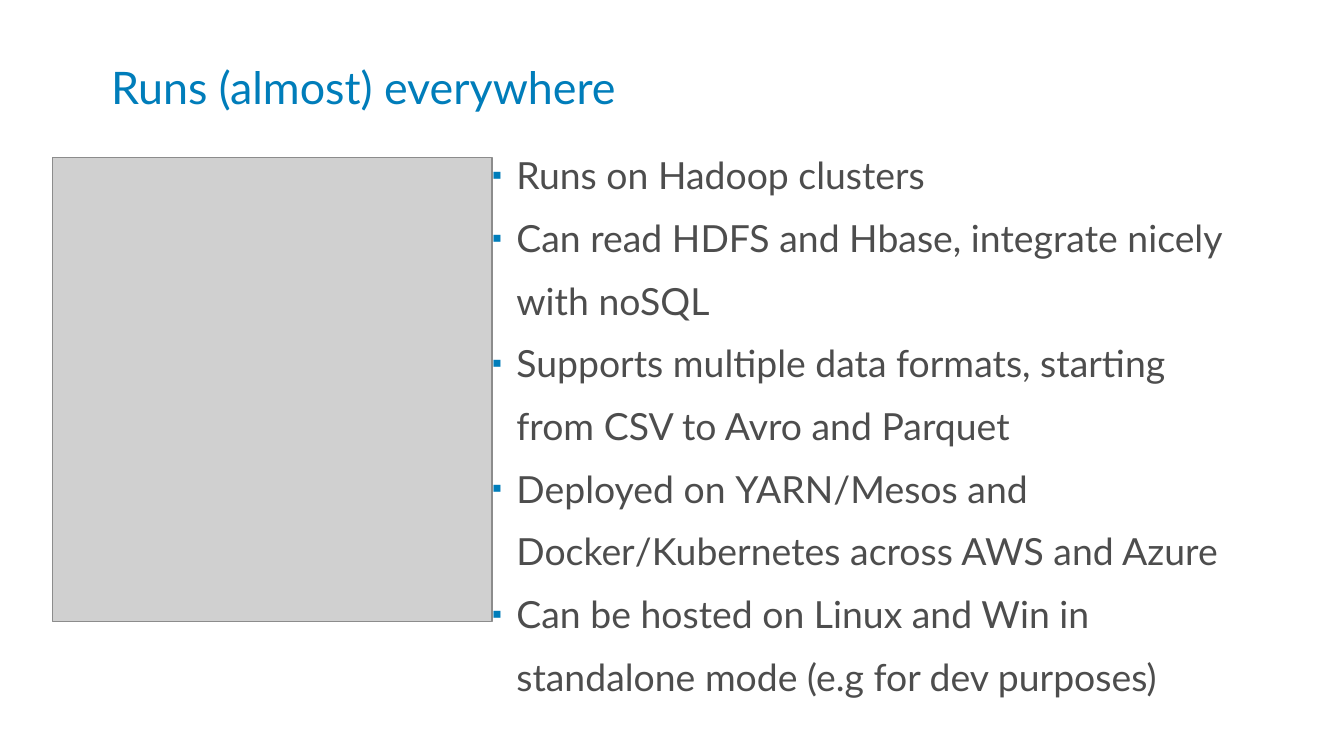
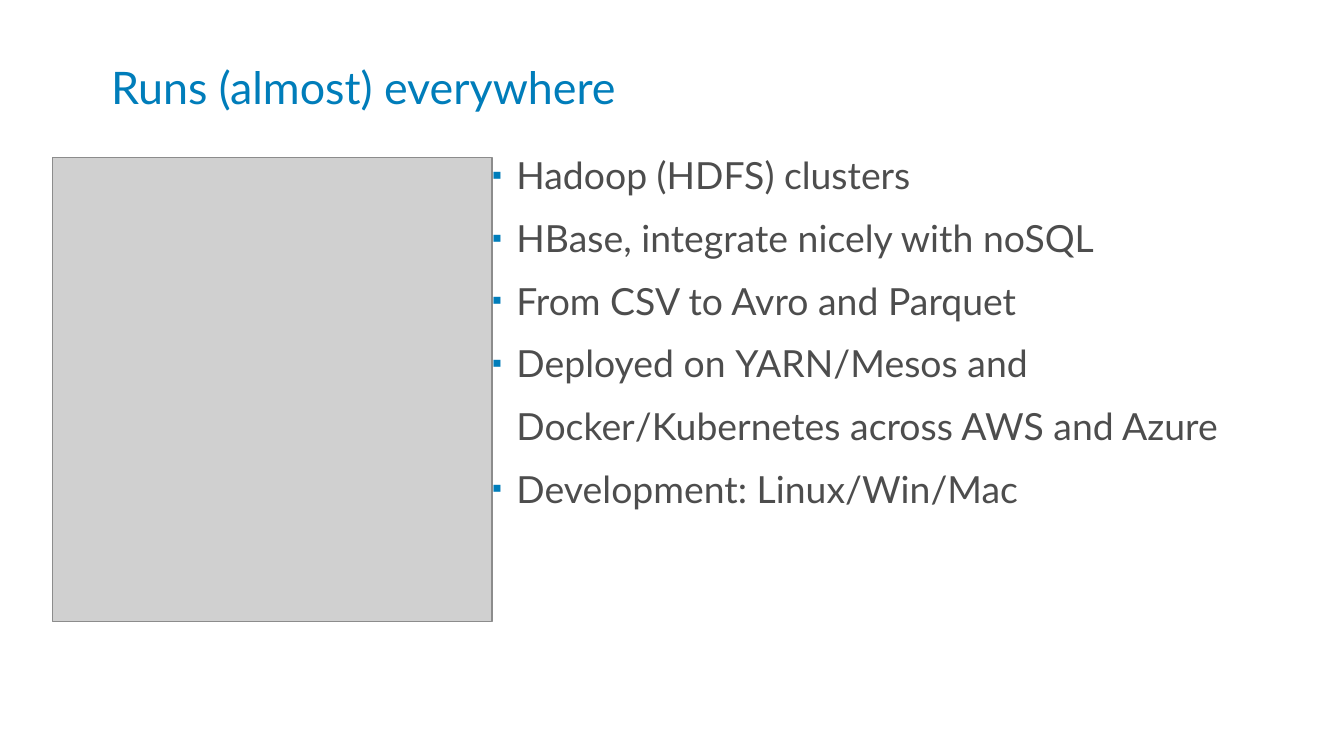
Before and after one commit to kstanaszek/SparkAndScalaInTandem, a slide deck: slide 6 of src/main/resources/slides.pptx. Drawn at 1344x756 pixels with LibreOffice and Linux fonts; fonts in the diff are those of the drawing; grey boxes stand for pictures. Boxes give left, top, right and bottom in pixels: in the first picture for what was removed or moved away, otherwise in the second. Text is boxed around its words. In the diff, an @@ line names an element or a change of style, - is before the commit and + after.

Commit message:
slides updated

```diff
--- a/src/main/resources/slides.pptx
+++ b/src/main/resources/slides.pptx
@@ text at [516,160,1094,322]: text changed @@
-▪ Runs on Hadoop clusters
-▪ Can read HDFS and Hbase, integrate nicely with noSQL
-▪ Supports multiple data formats, starting from CSV to Avro and Parquet
+▪ Hadoop (HDFS) clusters
+▪ HBase, integrate nicely with noSQL
+▪ From CSV to Avro and Parquet
@@ text at [516,475,1018,510]: text changed @@
-▪ Can be hosted on Linux and Win in standalone mode (e.g for dev purposes)
+▪ Development: Linux/Win/Mac
```
Also in this commit, not shown: 2 other slides changed.
